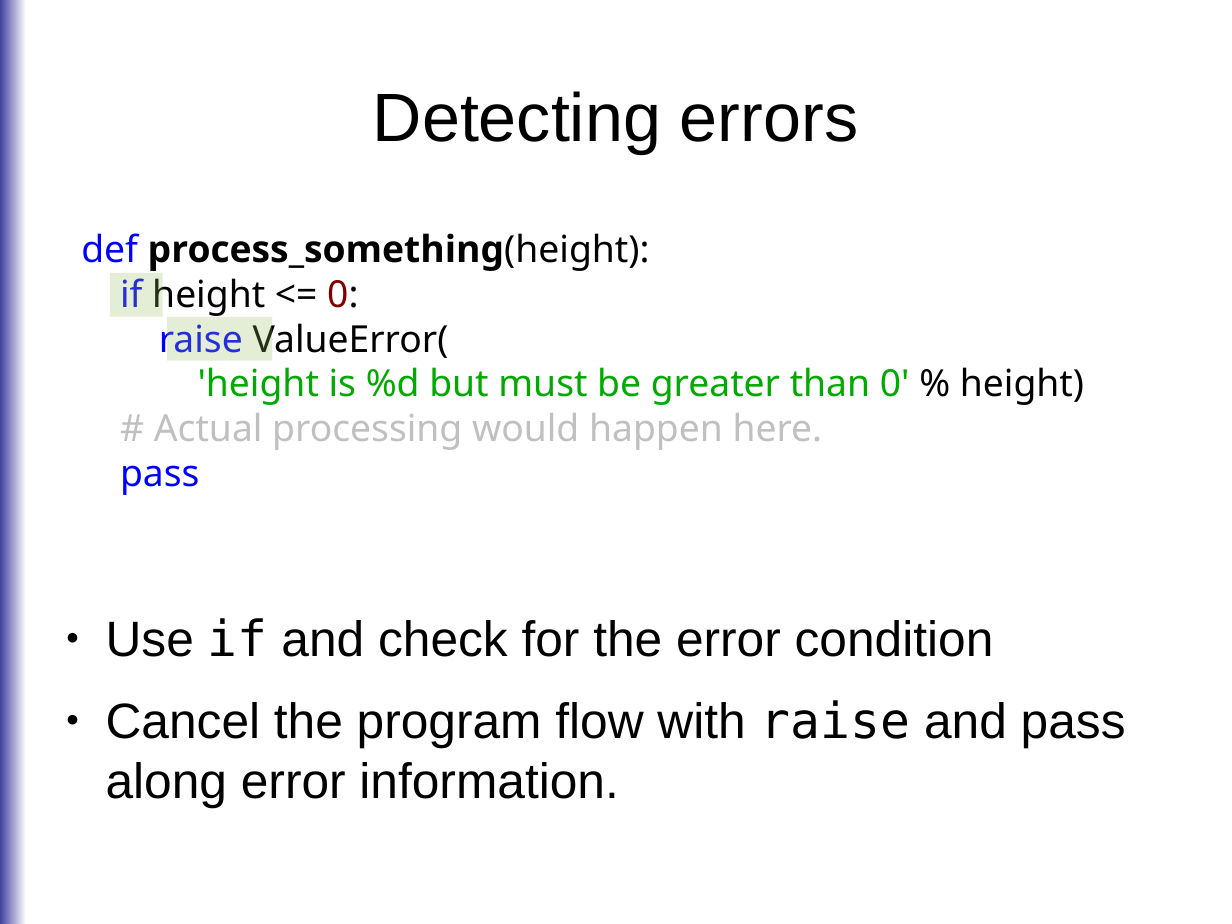
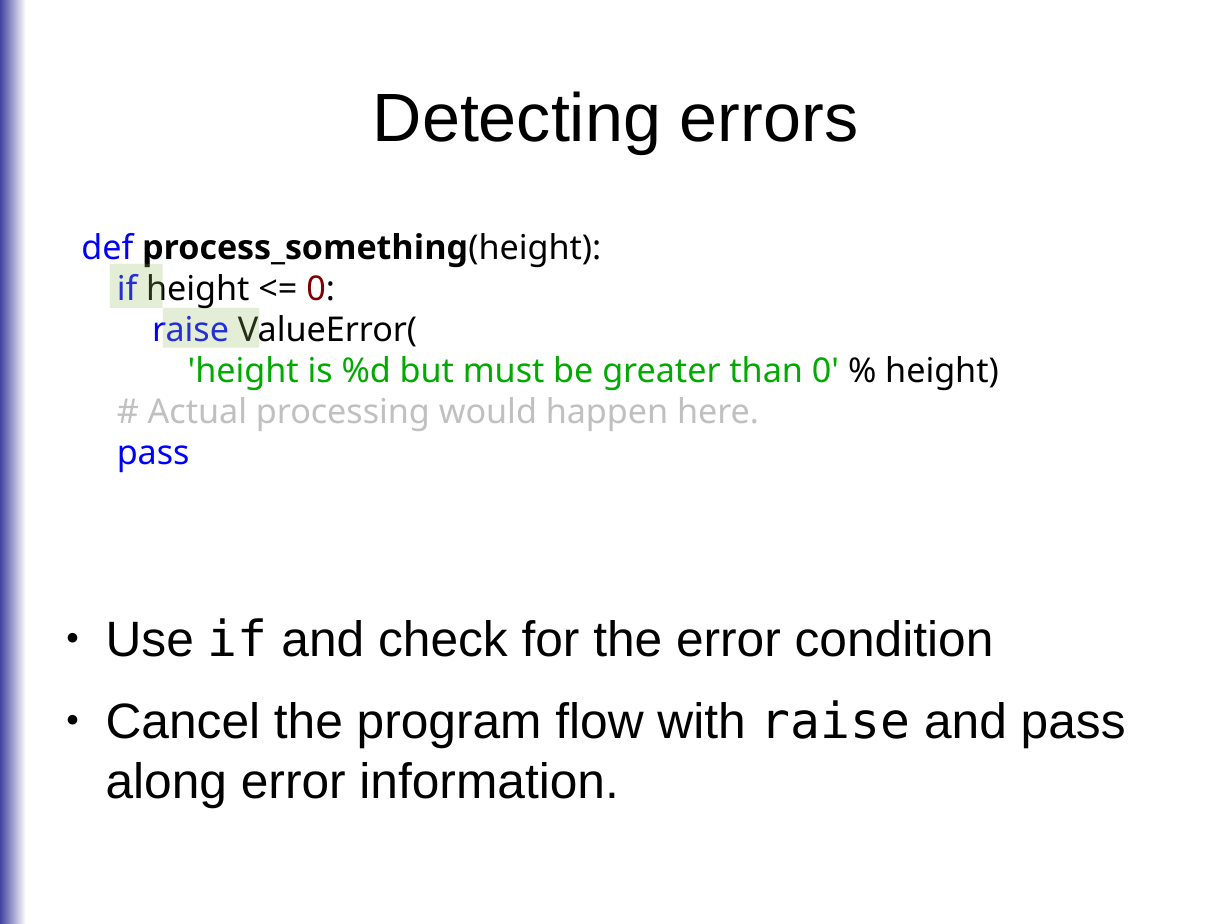
Before and after one commit to roskakori/talks, a slide deck: slide 17 of europython_2014/errorhandling/Solution oriented error handling.odp. Drawn at 1232x924 pixels with LibreOffice and Linux fonts; fonts in the diff are those of the drawing. Boxes give left, top, right and bottom in pixels: in the first picture for what was removed or moved away, otherwise in the second. Text is boxed around its words. In the diff, an @@ line names an element or a change of style, - is before the commit and + after.

Commit message:
Cleaned up spelling, formatting and untranslated German words.

```diff
--- a/europython_2014/errorhandling/Solution oriented error handling.odp
+++ b/europython_2014/errorhandling/Solution oriented error handling.odp
@@ text "def process_something(height):" at [81,233,999,473]: size 24 to 22 pt @@
@@ rectangle: place and size @@
-rectangle at [110,273,162,316]
+rectangle at [110,264,162,307]
@@ rectangle: place and size @@
-rectangle at [168,316,273,360]
+rectangle at [163,309,259,348]
```
Also in this commit, not shown: 16 other slides changed.
